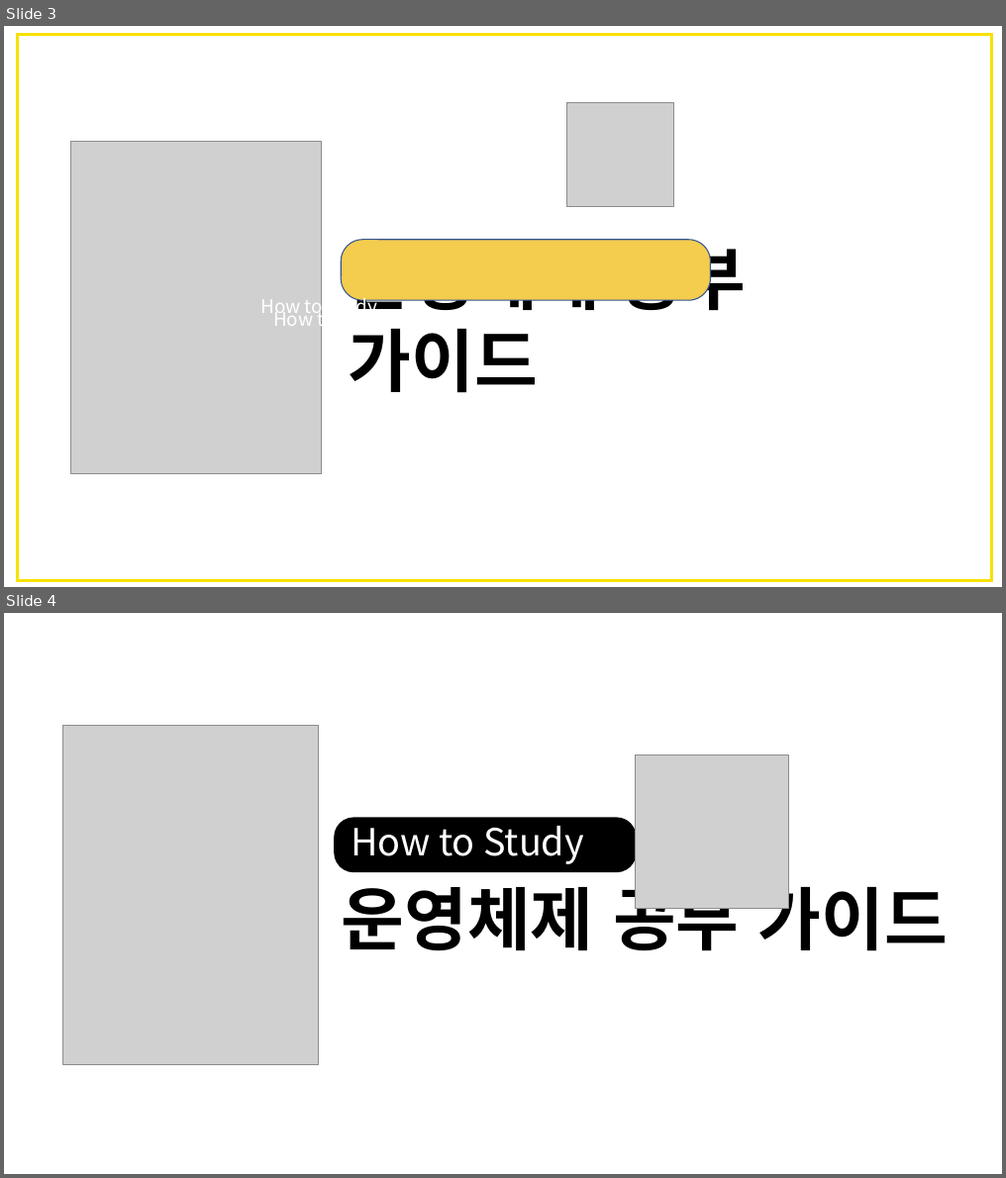
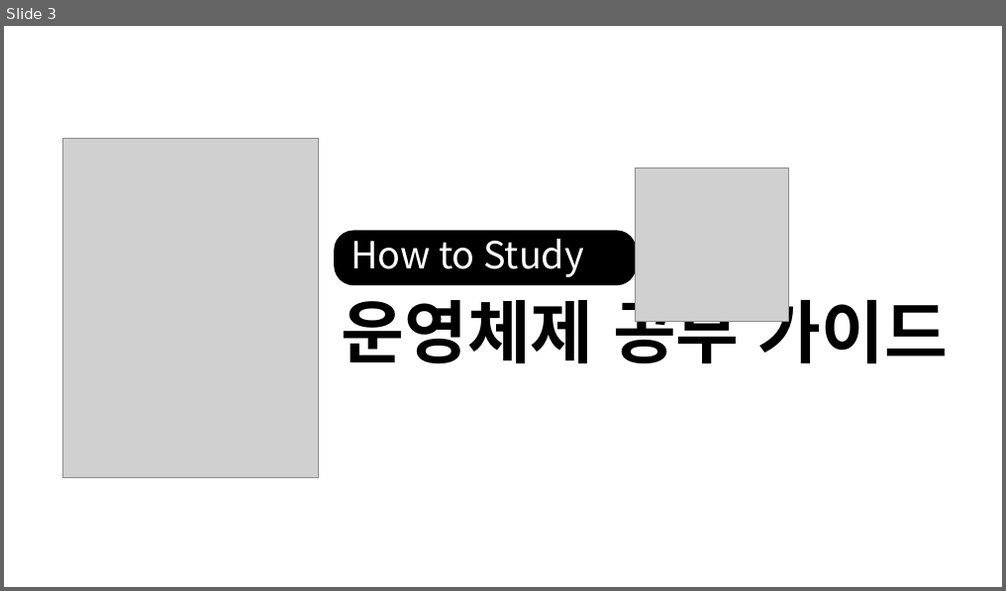
Before and after one commit to KoEonYack/Tistory-Coveant, a slide deck: Article/리뷰/공부리뷰/개정판_어떻게운영체제를공부할것인가/img/img.pptx. Shown one above the other, each under a label of ours: slides 3 and 4 before the commit, slide 3 after it. The pictures are 1006x1178 and 1006x591 pixels, drawn with LibreOffice and Linux fonts; fonts in the diff are those of the drawing; grey boxes stand for pictures. Boxes give left, top, right and bottom in pixels: in the first picture for what was removed or moved away, otherwise in the second. Text is boxed around its words. In the diff, an @@ line names an element or a change of style, - is before the commit and + after.

Commit message:
Update 어떻게 네트워크를 공부할 것인가

```diff
--- a/Article/리뷰/공부리뷰/개정판_어떻게운영체제를공부할것인가/img/img.pptx
+++ b/Article/리뷰/공부리뷰/개정판_어떻게운영체제를공부할것인가/img/img.pptx
@@ slide 3 removed at (4,26,1002,587), background #FFFFFF @@
@@ rectangle removed at (18,34,992,580) @@
@@ picture removed at (567,102,674,207) @@
@@ picture removed at (71,141,322,474) @@
@@ rounded rectangle removed at (341,240,711,300) @@
@@ text removed at (349,235,746,393) @@
-운영체제 공부 가이드
@@ text removed at (260,294,377,319) @@
-How to Study
@@ text removed at (273,306,390,331) @@
-How to Study
@@ what was slide 4 is now slide 3 @@
```
Also in this commit, not shown: 2 other files.
